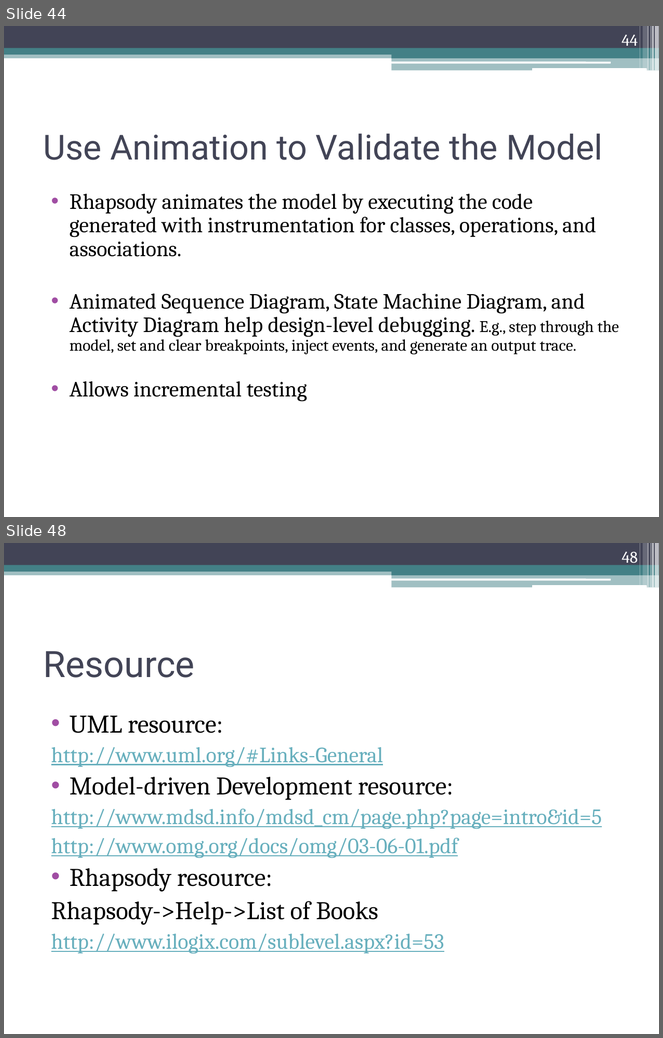
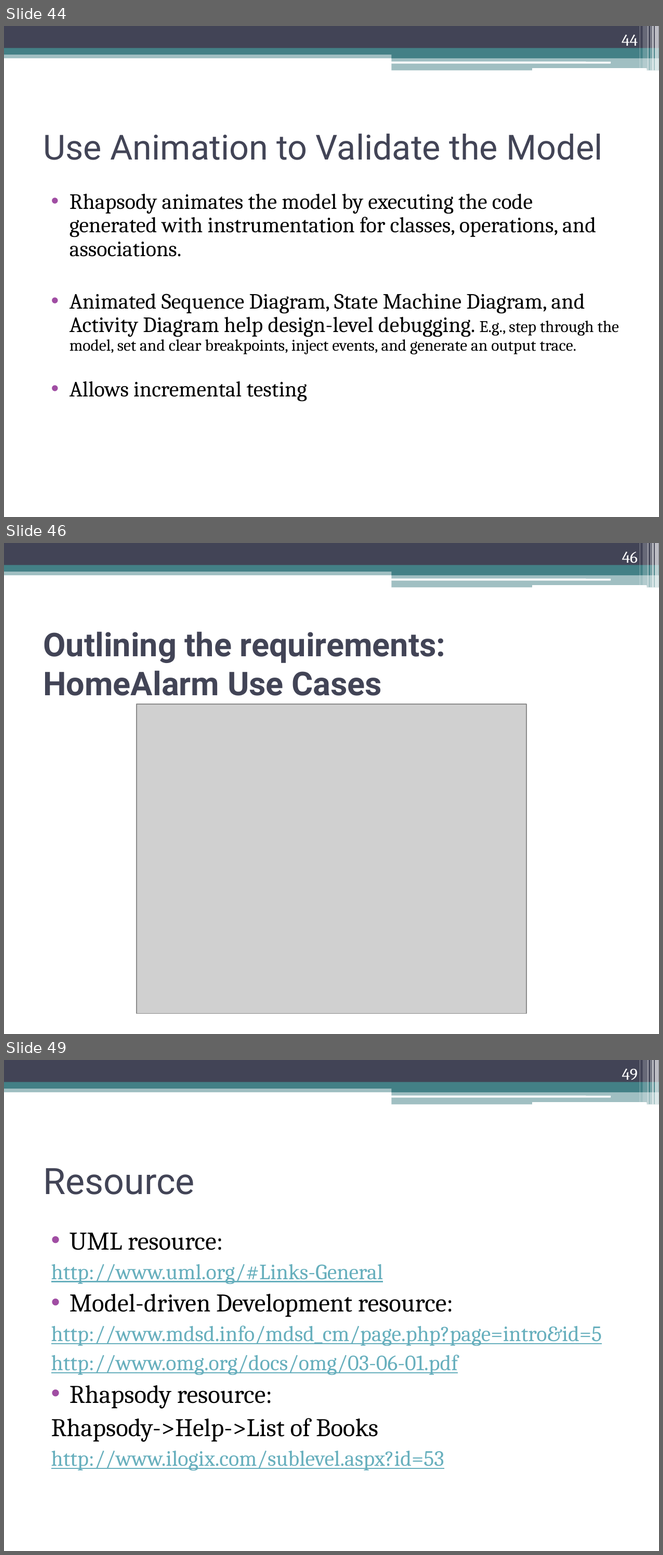
Before and after one commit to adenner/srs509, a slide deck: Final Presentation/Team 2 409-509 Final Presentation.pptx. Shown one above the other, each under a label of ours: slides 44 and 48 before the commit, slides 44, 46 and 49 after it; the slides between them are not shown. The pictures are 663x1038 and 663x1555 pixels, drawn with LibreOffice and Linux fonts; fonts in the diff are those of the drawing; grey boxes stand for pictures. Boxes give left, top, right and bottom in pixels: in the first picture for what was removed or moved away, otherwise in the second. Text is boxed around its words. In the diff, an @@ line names an element or a change of style, - is before the commit and + after.

```diff
--- a/Final Presentation/Team 2 409-509 Final Presentation.pptx
+++ b/Final Presentation/Team 2 409-509 Final Presentation.pptx
@@ slide 46 added at (4, 543, 659, 1034), background #FFFFFF; not listed: 13 template elements that a slide beside it also shows @@
@@ page number added at (622, 551, 638, 566), 18 pt, text #FFFFFF @@
+46
@@ title added at (43, 631, 446, 696), 36 pt, text #424456, bold @@
+Outlining the requirements: HomeAlarm Use Cases
@@ picture added at (137, 704, 526, 1014) @@
@@ what was slide 48 is now slide 49 @@
@@ page number at (622, 1068, 638, 1083): text changed @@
-48
+49
```
Also in this commit, not shown: 2 slides changed, 3 other slides added, 3 slides removed.
